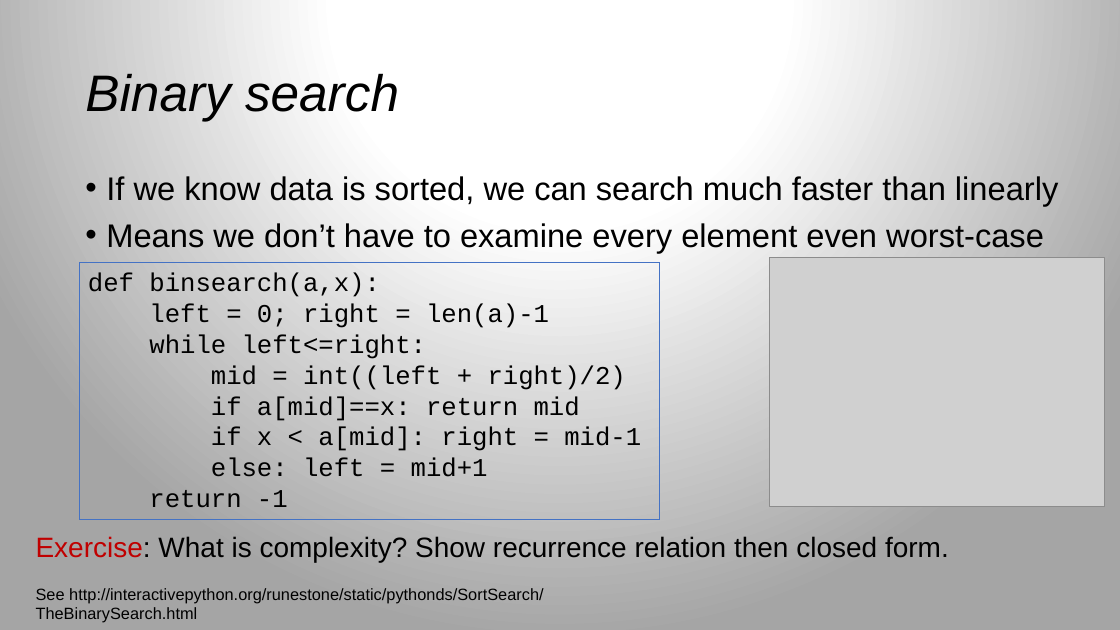
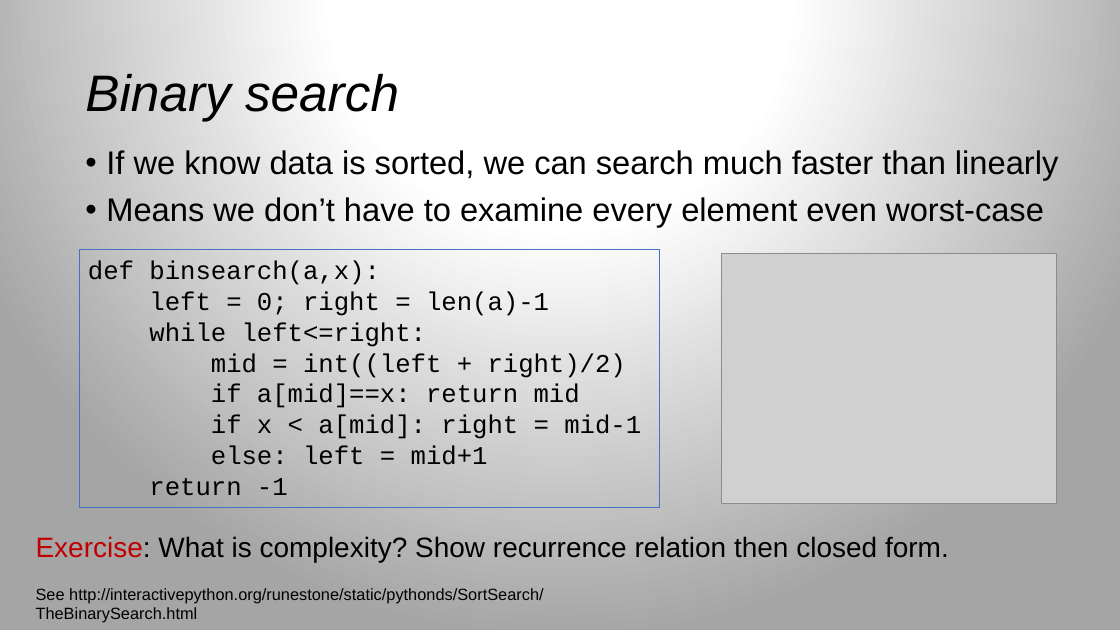
Before and after one commit to parrt/msds689, a slide deck: slide 27 of notes/complexity.pptx (slide 26 before the commit). Drawn at 1120x630 pixels with LibreOffice and Linux fonts; fonts in the diff are those of the drawing; grey boxes stand for pictures; background and template pictures are left out. Boxes give left, top, right and bottom in pixels: in the first picture for what was removed or moved away, otherwise in the second. Text is boxed around its words. In the diff, an @@ line names an element or a change of style, - is before the commit and + after.

```diff
--- a/notes/complexity.pptx
+++ b/notes/complexity.pptx
@@ text "If we know data is ...": place and size @@
-text "If we know data is ..." at [106,176,1058,253]
+text "If we know data is ..." at [106,150,1058,227]
@@ rectangle "def binsearch(a,x):": place and size @@
-rectangle "def binsearch(a,x):" at [80,262,660,519]
+rectangle "def binsearch(a,x):" at [80,250,660,507]
@@ picture: place and size @@
-picture at [770,257,1105,507]
+picture at [721,254,1056,503]
```
Also in this commit, not shown: 9 other slides changed, 2 slides added, 6 other files.
